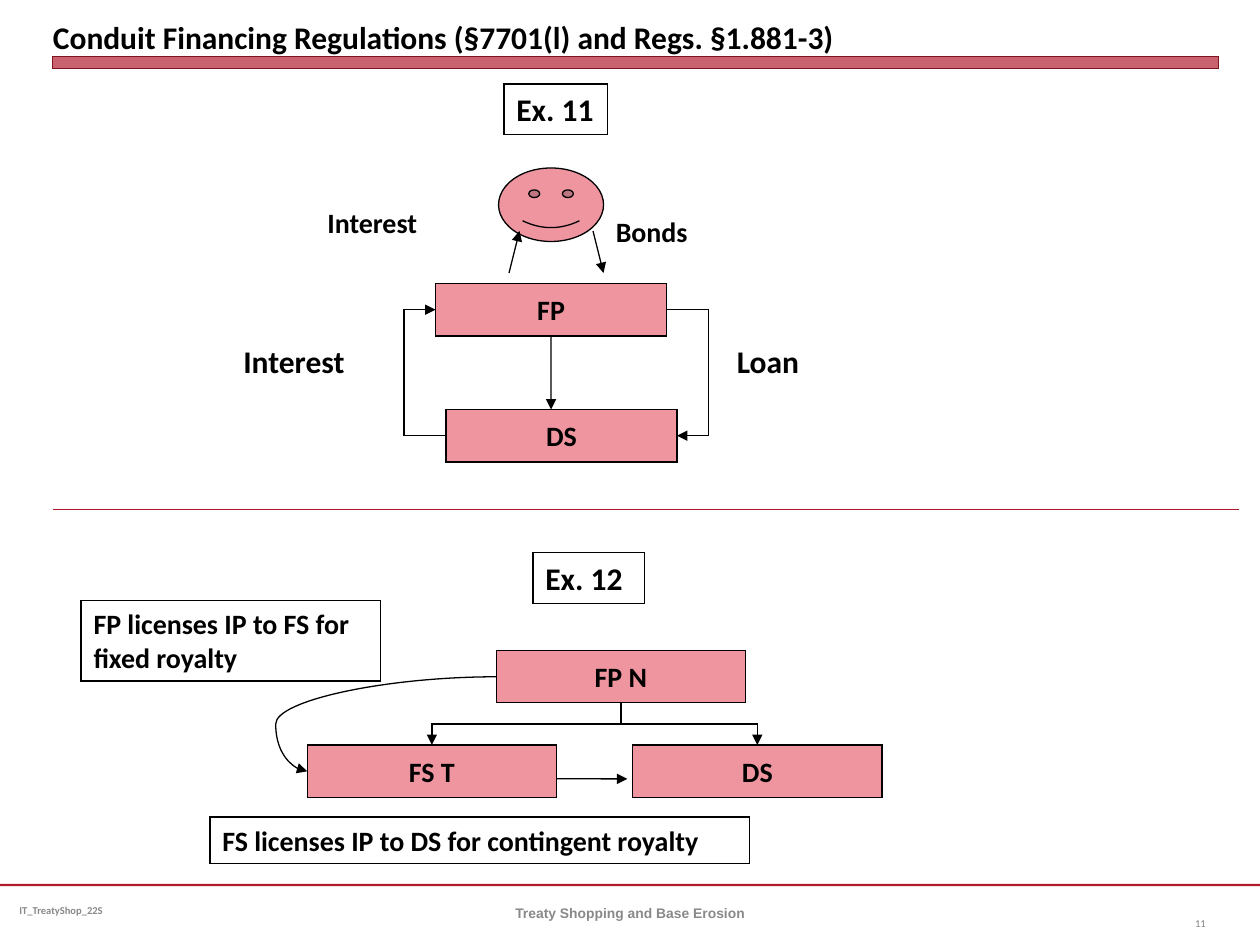
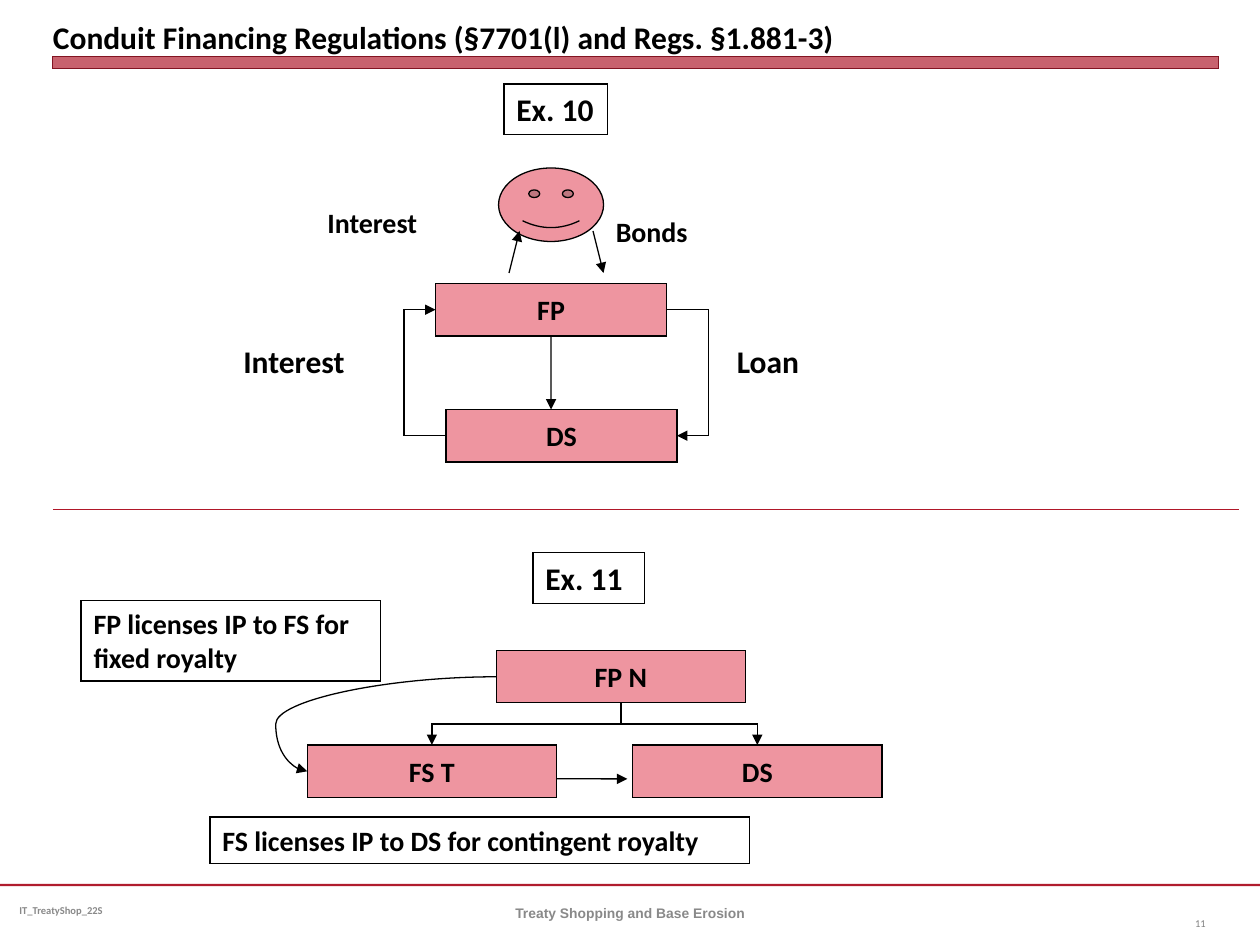
Before and after one commit to jmc877/International-Tax, a slide deck: slide 11 of slides/IT_TreatyShop_22S.pptx. Drawn at 1260x945 pixels with LibreOffice and Linux fonts; fonts in the diff are those of the drawing. Boxes give left, top, right and bottom in pixels: in the first picture for what was removed or moved away, otherwise in the second. Text is boxed around its words. In the diff, an @@ line names an element or a change of style, - is before the commit and + after.

```diff
--- a/slides/IT_TreatyShop_22S.pptx
+++ b/slides/IT_TreatyShop_22S.pptx
@@ text in rectangle at (516,100,594,122): text changed @@
-Ex. 11
+Ex. 10
@@ text in rectangle at (545,569,623,590): text changed @@
-Ex. 12
+Ex. 11
```
Also in this commit, not shown: 5 other slides changed, 1 other file.
